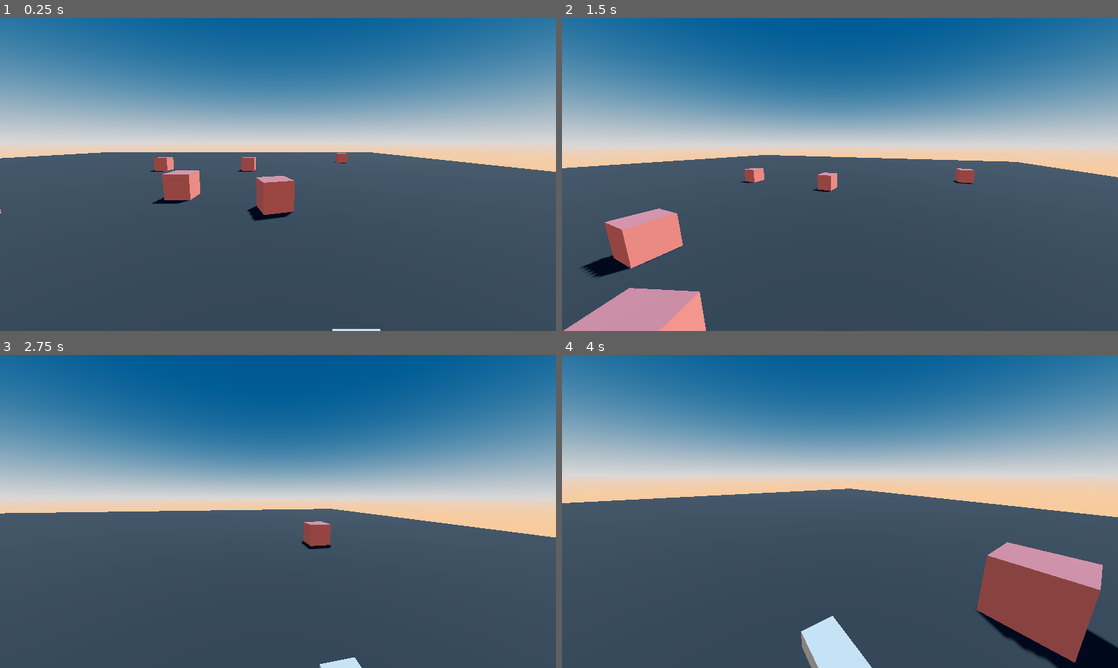
Above: before the commit, frames 1-4 (two rows, left to right).
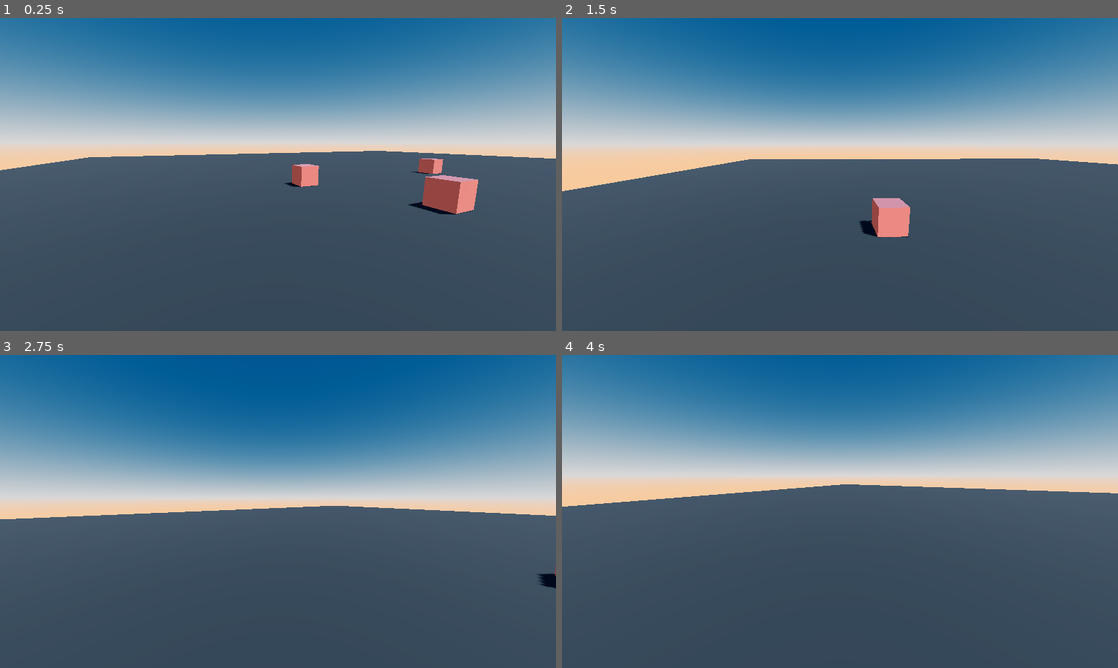
Above: after the commit, the same moments.

Repository: MelPeslier/FK-3D
Game: Godot game, scene res://main.tscn
Two runs of this game, one before a commit and one after it. Both use one fixed random seed, a clock stepped at 60 frames per second and the inputs below.
Inputs (mouse positions are in pixels of both pictures, inside the frame that each line leads up to):
- Up to frame 1 (0.25 s): no input
- Up to frame 2 (1.5 s): move the mouse to (867, 174) at 0.52 s; hold Shift (run) 0.53-1.28 s; hold W (forward) from 0.53 s (still down); tap Space (jump) at 0.77 s; move the mouse to (812, 174) at 1.27 s; tap Shift (run) at 1.35 s
- Up to frame 3 (2.75 s): keep holding W (forward); tap Space (jump) at 1.52 s; move the mouse to (289, 505) at 2.02 s; hold Shift (run) from 2.03 s (still down)
- Up to frame 4 (4 s): keep holding W (forward); move the mouse to (834, 517) at 2.77 s; release Shift (run) at 2.78 s; tap Shift (run) at 2.85 s; tap Space (jump) at 3.02, 3.77 s; move the mouse to (878, 514) at 3.52 s; hold Shift (run) from 3.53 s (still down)

The runs differ from the first frame. In frame 1, 5.2% of the frame differs, in the area x 0-100%, y 42-100%; in frame 2, 8.4%; in frame 3, 2.8%; in frame 4, 11%, in the area x 0-100%, y 41-100%.

Commit message:
juicy direction change

Diff:
--- a/player/player.tscn
+++ b/player/player.tscn
@@ -12,6 +12,7 @@
 size = Vector3(0.2, 0.1, 0.5)
 
 [node name="Player" type="CharacterBody3D" node_paths=PackedStringArray("camera", "head")]
+transform = Transform3D(0.279494, 0, -0.960147, 0, 1, 0, 0.960147, 0, 0.279494, 0, 0, 0)
 script = ExtResource("1_7mmfg")
 gravity = 10.0
 jump_strength = 4.5
@@ -21,6 +22,7 @@
 decel_coef = 10.0
 ground_stop_coef = 7.0
 air_stop_coef = 3.0
+change_direction_speed = 5.8
 camera = NodePath("Head/Camera3D")
 sensitivity = 0.005
 head = NodePath("Head")
@@ -32,7 +34,7 @@
 fov_max = 16.0
 
 [node name="Head" type="Node3D" parent="."]
-transform = Transform3D(1, 0, 0, 0, 1, 0, 0, 0, 1, 0, 2.2, 0)
+transform = Transform3D(0.393717, 0, 0.919232, 0, 1, 0, -0.919232, 0, 0.393717, 0, 2.2, 0)
 script = ExtResource("3_fi87n")
 
 [node name="Camera3D" type="Camera3D" parent="Head"]
--- a/player/scripts/player.gd
+++ b/player/scripts/player.gd
@@ -1,12 +1,6 @@
 class_name Player
 extends CharacterBody3D
 
-@export_group("STATES")
-@export_subgroup("Movements")
-@export var movement_state_machine: FiniteStateMachine
-@export var idle_state: State
-@export var walk_state: State
-@export var run_state: State
 
 @export_group("PHYSICS")
 @export_subgroup("Movements")
@@ -18,6 +12,7 @@
 @export var decel_coef: float
 @export_range(0.1, 10.0, 0.1) var ground_stop_coef: float
 @export_range(0.1, 10.0, 0.1) var air_stop_coef: float
+@export_range(0.1, 100.0, 0.1) var change_direction_speed: float
 
 @export_group("JUICE")
 @export_subgroup("Head movements")
@@ -82,18 +77,20 @@
 
 	if is_on_floor():
 		if direction:
-			speed = lerpf(speed, max_speed, delta * accel_coef)
-			velocity.x = direction.x * speed
-			velocity.z = direction.z * speed
-			old_direction = direction
+			_change_speed(delta, max_speed, accel_coef)
+
+			old_direction = old_direction.lerp(direction, delta * change_direction_speed)
+			print("from %s to %s" % [str(old_direction), str(direction)])
+			print(old_direction.lerp(direction, delta * change_direction_speed))
+
+			velocity.x = old_direction.x * speed
+			velocity.z = old_direction.z * speed
 
 		else:
-			speed = lerpf(speed, 0, delta * decel_coef)
-			velocity.x = lerp(velocity.x, old_direction.x * speed, delta * ground_stop_coef)
-			velocity.z = lerp(velocity.z, old_direction.z * speed, delta * ground_stop_coef)
+			_change_speed(delta, 0, decel_coef)
+			_decelerate(delta, ground_stop_coef)
 	else:
-		velocity.x = lerp(velocity.x, old_direction.x * speed, delta * air_stop_coef)
-		velocity.z = lerp(velocity.z, old_direction.z * speed, delta * air_stop_coef)
+		_decelerate(delta, air_stop_coef)
 
 	move_and_slide()
 
@@ -101,20 +98,30 @@
 func _process(delta: float) -> void:
 	# Head
 	head_time = fmod(head_time + delta * velocity.length() * float(is_on_floor()), 5 * PI)
-	camera.transform.origin = head_juice(head_time)
+	camera.transform.origin = _head_juice(head_time)
 
 	# Field of view
 	var fov_velocity_clamped = clampf(velocity.length(), fov_min, fov_max)
 	var fov_target = fov_base + fov_change_coef * fov_velocity_clamped
 	camera.fov = lerpf(camera.fov, fov_target, delta * fov_change_speed)
 
+	# Body / Hands
+
 
 ### PHYSICS functions
+
+func _decelerate(delta: float, coef: float) -> void:
+	velocity.x = lerp(velocity.x, old_direction.x * speed, delta * coef)
+	velocity.z = lerp(velocity.z, old_direction.z * speed, delta * coef)
+
+
+func _change_speed(delta: float, target_speed: float, coef: float) -> void:
+	speed = lerpf(speed, target_speed, delta * coef)
 
 
 ### JUICE functions
 
-func head_juice(time: float) -> Vector3:
+func _head_juice(time: float) -> Vector3:
 	var pos = Vector3.ZERO
 	pos.y = sin(time * head_frequency) * head_amplitude
 	pos.x = cos(time * head_frequency/2) * head_amplitude
